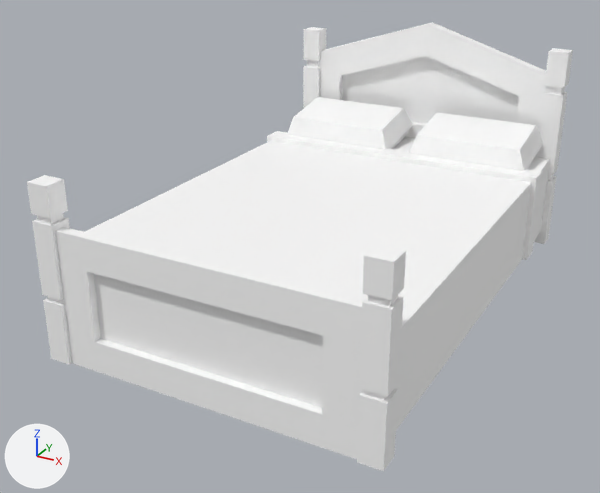
Renders of the glTF model assets/synty/simple_fantasy_interiors/models/SM_Prop_Bed_06.glb from each side of a commit.
One viewpoint serves both versions: a 50 mm camera at (0.0353, -0.0718, 0.0401) aimed at (-0.002, -0.004, 0.0062). The lights are fixed; the arrows at lower left show +X, +Y and +Z.

In view in the first picture: 'SM_Prop_Bed_06'.
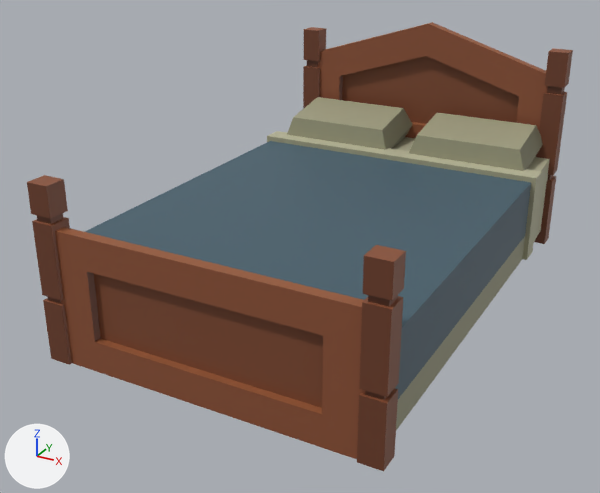
Boxes [x1, y1, x2, y2] around the edits, measured in the pictures (600 x 493 px):
'SM_Prop_Bed_06', surface changed
    both: [27, 22, 573, 471]

Patch to the scene script:
```diff
--- a/assets/synty/simple_fantasy_interiors/models/SM_Prop_Bed_06.glb.py
+++ b/assets/synty/simple_fantasy_interiors/models/SM_Prop_Bed_06.glb.py
@@ img_simplefantasyinteriorstexture @@
+img_simplefantasyinteriorstexture = load_image('SimpleFantasyInteriorsTexture', '_unpacked/SimpleFantasyInteriorsTexture', 1024, 1024, 'sRGB')
@@ mat_lambert1 @@
 mat_lambert1 = principled_material('lambert1')
-mat_lambert1.base_color = (1.0, 1.0, 1.0)  # white #ffffff
+mat_lambert1.texture = img_simplefantasyinteriorstexture
 mat_lambert1.roughness = 0.553
```
